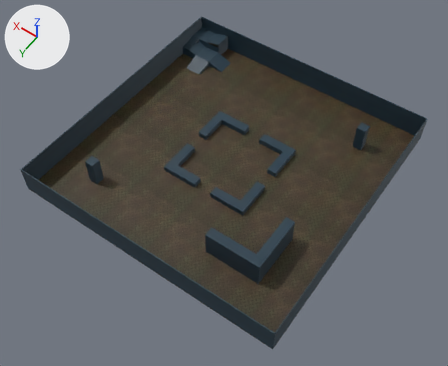
Renders of the FBX model 素材/3D/Stage/Factory/Factory.fbx from each side of a commit.
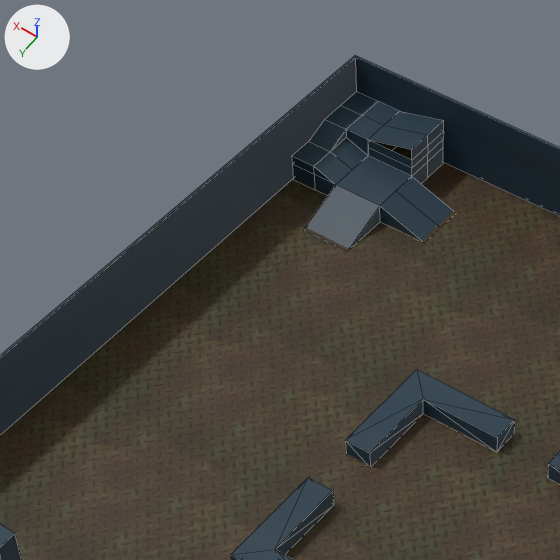
Each version appears first whole from a 50 mm camera at (-484.0, 701.0, 1018.0) aimed at (-17.0, 48.0, -9.0), and next in a close-up on the part from 21% to 59% of the width and 0% to 46% of the height. Arrows for +X, +Y and +Z are at upper left; the lights stay in place. The first two pictures are the older version. The close-ups show mesh edges as thin lines. Where no turn or scale is listed for an object, it has been applied to the vertices. Vertices at exactly the same position are counted once.

The first close-up shows 'Cube', '立方体.001', '立方体.002', '立方体.006', '立方体.008' and 1 more.
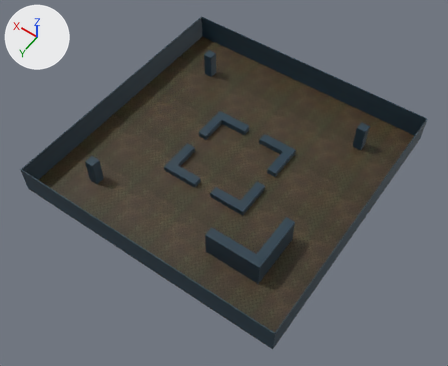
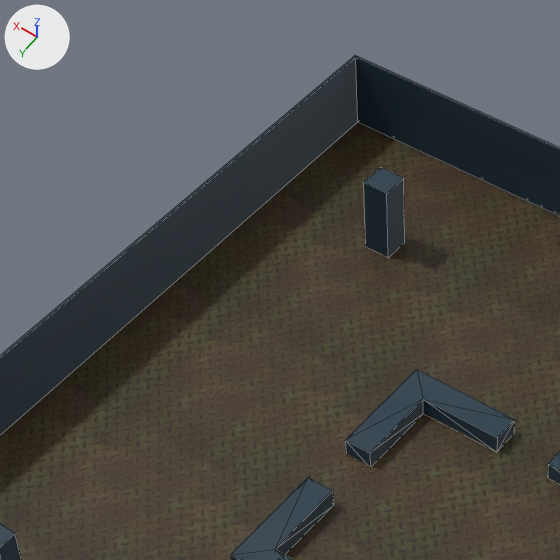
Edits to the bpy script that builds the scene:
```text
Add mat_マテリアル_001:
    mat_マテリアル_001 = bpy.data.materials.new('マテリアル.001')
    # uses the picture img_blue_metal_plate_diff_4k_jpg
Change me_立方体_007:
    used by ob_立方体_006; location = (258.0, -258.0, 15.0); scale = (40.0, 40.0, 15.0)
    remove me_立方体_007.from_pydata(...)  # 77 vertices, 68 faces; spans x -2.0..1.0, y -1.0..2.0, z -1.0..1.67
    remove me_立方体_007.materials.append(mat_マテリアル_004)
    add me_立方体_007.from_pydata(...)  # 8 vertices, 6 faces; spans x -1.0..1.0, y -1.0..1.0, z -1.0..1.0
    me_立方体_007 part 1
    71 vertices are removed from x -2.0..1.0, y -1.0..2.0, z -1.0..1.67
    68 faces are deleted
    2 vertices are added at (-1.0, 1.0, 1.0), (1.0, 1.0, 1.0)
    6 new faces join them
    add me_立方体_007.materials.append(mat_マテリアル_001)
Change ob_立方体_006:
    ob_立方体_006.location: (258.0, -258.0, 15.0) -> (200.0, -200.0, 30.0)
    ob_立方体_006.scale: (40.0, 40.0, 15.0) -> (10.0, 10.0, 30.0)
```

What differs and where, as boxes (x1, y1, x2, y2) in the close-ups (560 x 560 px):
'立方体.006', reshaped, moved, rescaled (74% narrower, 43% shorter): before (292, 92, 453, 249); after (364, 168, 405, 257)
